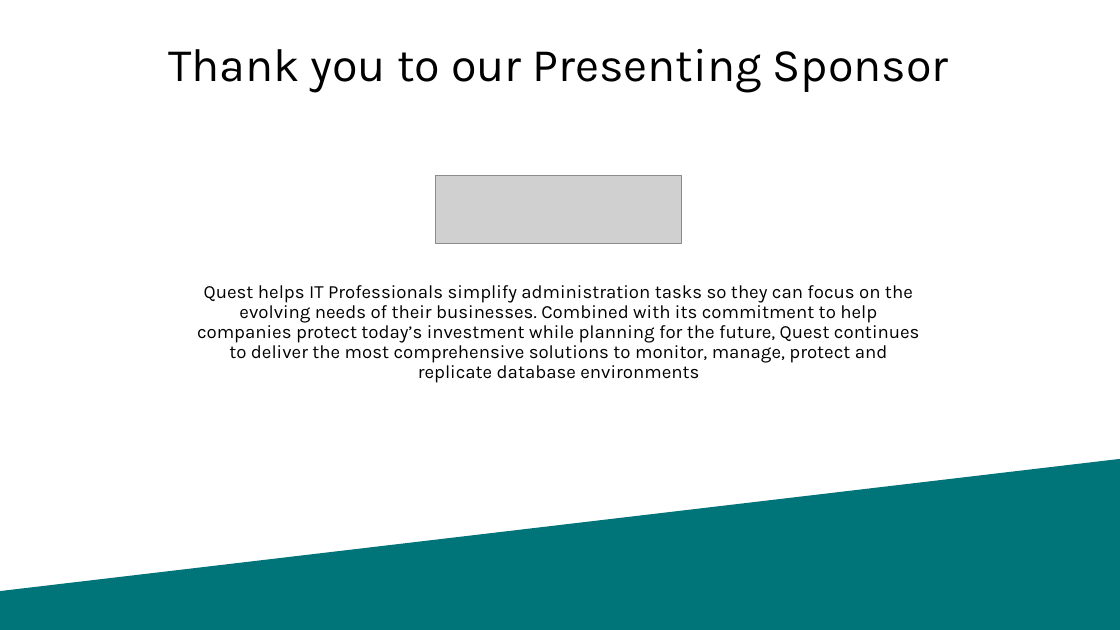
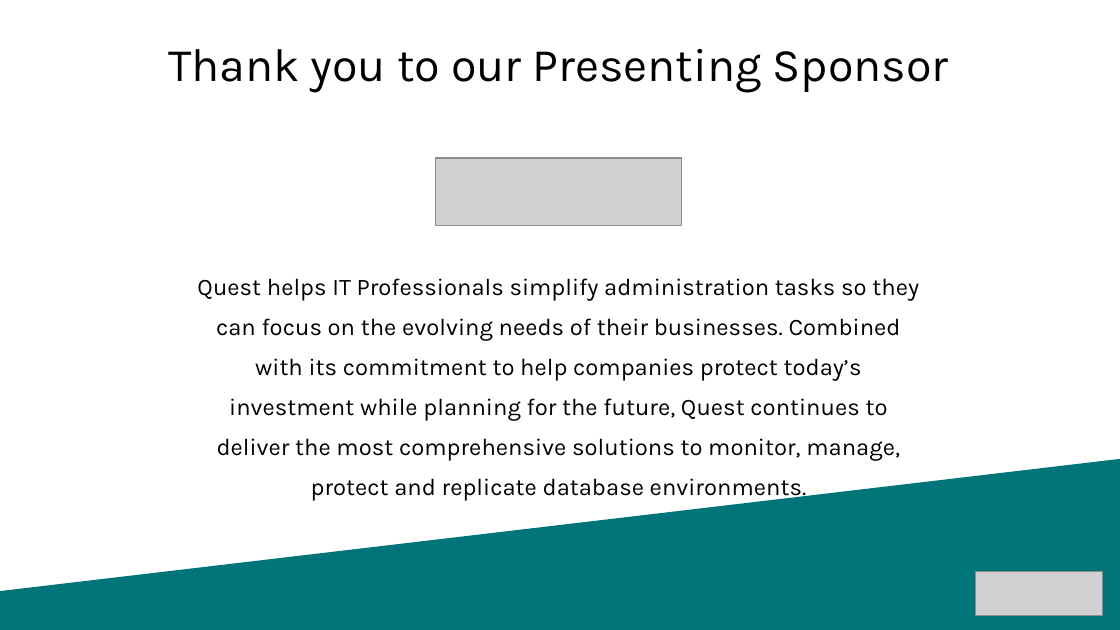
Before and after one commit to SQLDBAWithABeard/Presentations, a slide deck: slide 3 of 2018/24 HoP/PowerShell.pptx. Drawn at 1120x630 pixels with LibreOffice and Linux fonts; fonts in the diff are those of the drawing; grey boxes stand for pictures; background and template pictures are left out. Boxes give left, top, right and bottom in pixels: in the first picture for what was removed or moved away, otherwise in the second. Text is boxed around its words. In the diff, an @@ line names an element or a change of style, - is before the commit and + after.

```diff
--- a/2018/24 HoP/PowerShell.pptx
+++ b/2018/24 HoP/PowerShell.pptx
@@ picture: place and size @@
-picture at <box>436,176,682,243</box>
+picture at <box>436,158,682,225</box>
@@ text at <box>197,278,919,501</box>: text changed; size 12 to 15.3 pt @@
-Quest helps IT Professionals simplify administration tasks so they can focus on the evolving needs of their businesses. Combined with its commitment to help companies protect today’s investment while planning for the future, Quest continues to deliver the most comprehensive solutions to monitor, manage, protect and replicate database environments
+Quest helps IT Professionals simplify administration tasks so they can focus on the evolving needs of their businesses. Combined with its commitment to help companies protect today’s investment while planning for the future, Quest continues to deliver the most comprehensive solutions to monitor, manage, protect and replicate database environments.
@@ picture added at <box>976,571,1102,615</box> @@
```
Also in this commit, not shown: 2 other slides changed, 16 slides added, 13 slides removed.
